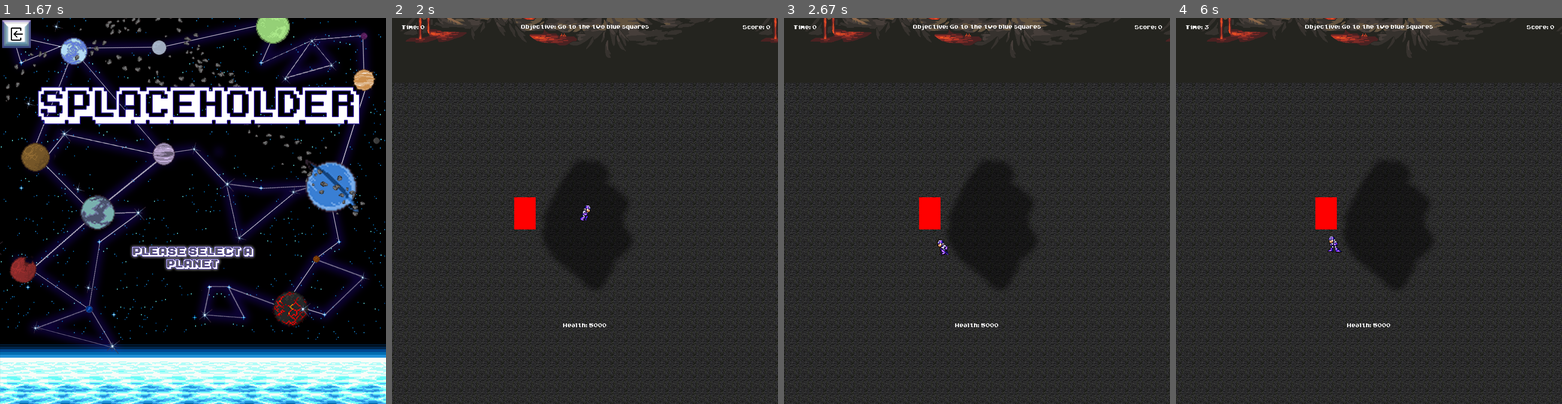
Above: before the commit, frames 1-4 (left to right).
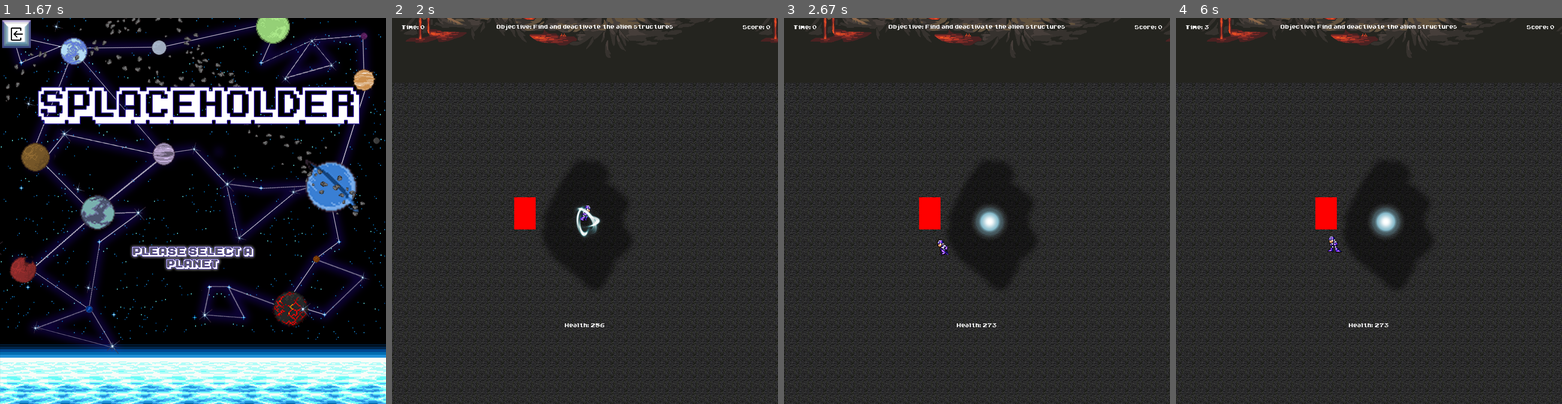
Above: after the commit, the same moments.

Repository: Errox/DickButt
Game: pygame game, started from main.py
Two runs of this game, one before a commit and one after it. Both use one fixed random seed, a clock stepped at 60 frames per second and the inputs below.
Inputs (mouse positions are in pixels of both pictures, inside the frame that each line leads up to):
- Up to frame 1 (1.67 s): hold Left 0.33-0.87 s; click (193, 268) at 1.03 s; click (200, 195) at 1.37 s
- Up to frame 2 (2 s): click (681, 307) at 1.73 s; hold Down from 1.97 s (still down)
- Up to frame 3 (2.67 s): move the mouse to (884, 214) at 2 s; release Down at 2.27 s; hold Left from 2.3 s (still down)
- Up to frame 4 (6 s): release Left at 2.7 s; hold Up 2.73-3.1 s; click "Run" at 3.85 s

Frame 1 is identical in both runs. In frame 2, 0.6% of the frame differs, in the area x 27-73%, y 1-81%; in frame 3, 0.9%; in frame 4, 0.9%.

Commit message:
Colour select, sprites, game over, heals, objective text
Started working on the colour select screen,  added a bunch of sprites including: Healing effect, objectives and from all colours 1 sprite. Game over screen added and working, included a healing effect back at spawn to make the game doable, and added a changing objective text

Diff:
--- /dev/null
+++ b/Colour_Select.py
@@ -0,0 +1,21 @@
+def start_Colour_Select():
+#   imports
+    import pygame
+    import menu
+    import pygame.locals
+    pygame.init()
+#   things
+    FPS = 30
+    display_width = 900
+    display_height = 900
+    clock = pygame.time.Clock()
+    gameDisplay = pygame.display.set_mode((display_width, display_height))
+    pygame.display.set_caption('Select your colour!')
+#   images
+    Blue_Char = pygame.image.load('resource/images/Character/Blue/Right/Stance/1.png')
+    Green_Char = pygame.image.load('resource/images/Character/Green/Right/Stance/1.png')
+    Orange_Char = pygame.image.load('resource/images/Character/Orange/Right/Stance/1.png')
+    Pink_Char = pygame.image.load('resource/images/Character/Pink/Right/Stance/1.png')
+    Purple_Char = pygame.image.load('resource/images/Character/Purple/Right/Stance/1.png')
+    Red_Char = pygame.image.load('resource/images/Character/Red/Right/Stance/1.png')
+    Yellow_Char = pygame.image.load('resource/images/Character/Yellow/Right/Stance/1.png')
--- a/SpaceBound.py
+++ b/SpaceBound.py
@@ -5,6 +5,7 @@
     import time
     import random
     import pygame.locals
+    import game_over
     pygame.init()
 #   things!
     FPS = 30
@@ -15,30 +16,45 @@
     pygame.display.set_caption('SpaceBound')
 #   IMAGES
     Backgroundimg = pygame.image.load('resource/images/SpaceBound/Background_SpaceBound.gif')
-
-    MC_Stance_1R = pygame.image.load('resource/images/SpaceBound/Character/Right/Character_Stance_1_R.png')
-    MC_Stance_2R = pygame.image.load('resource/images/SpaceBound/Character/Right/Character_Stance_2_R.png')
-    MC_run_1R = pygame.image.load('resource/images/SpaceBound/Character/Right/Char_run_1_R.png')
-    MC_run_2R = pygame.image.load('resource/images/SpaceBound/Character/Right/Char_run_2_R.png')
-    MC_run_3R = pygame.image.load('resource/images/SpaceBound/Character/Right/Char_run_3_R.png')
-    MC_run_4R = pygame.image.load('resource/images/SpaceBound/Character/Right/Char_run_4_R.png')
-    MC_run_5R = pygame.image.load('resource/images/SpaceBound/Character/Right/Char_run_5_R.png')
-    MC_run_6R = pygame.image.load('resource/images/SpaceBound/Character/Right/Char_run_6_R.png')
-    MC_run_7R = pygame.image.load('resource/images/SpaceBound/Character/Right/Char_run_7_R.png')
-    MC_run_8R = pygame.image.load('resource/images/SpaceBound/Character/Right/Char_run_8_R.png')
-    MC_run_9R = pygame.image.load('resource/images/SpaceBound/Character/Right/Char_run_9_R.png')
-
-    MC_Stance_1l = pygame.image.load('resource/images/SpaceBound/Character/Left/Character_Stance_1_l.png')
-    MC_Stance_2l = pygame.image.load('resource/images/SpaceBound/Character/left/Character_Stance_2_l.png')
-    MC_run_1l = pygame.image.load('resource/images/SpaceBound/Character/left/Char_run_1_l.png')
-    MC_run_2l = pygame.image.load('resource/images/SpaceBound/Character/left/Char_run_2_l.png')
-    MC_run_3l = pygame.image.load('resource/images/SpaceBound/Character/left/Char_run_3_l.png')
-    MC_run_4l = pygame.image.load('resource/images/SpaceBound/Character/left/Char_run_4_l.png')
-    MC_run_5l = pygame.image.load('resource/images/SpaceBound/Character/left/Char_run_5_l.png')
-    MC_run_6l = pygame.image.load('resource/images/SpaceBound/Character/left/Char_run_6_l.png')
-    MC_run_7l = pygame.image.load('resource/images/SpaceBound/Character/left/Char_run_7_l.png')
-    MC_run_8l = pygame.image.load('resource/images/SpaceBound/Character/left/Char_run_8_l.png')
-    MC_run_9l = pygame.image.load('resource/images/SpaceBound/Character/left/Char_run_9_l.png')
+    Obj_act = pygame.image.load('resource/images/SpaceBound/Objective_active.png')
+    Obj_inact = pygame.image.load('resource/images/SpaceBound/Objective_inactive.png')
+
+    Healsimg = pygame.image.load('resource/images/SpaceBound/Heals/Heals.png')
+    Heal1img = pygame.image.load('resource/images/SpaceBound/Heals/Heal1.png')
+    Heal2img = pygame.image.load('resource/images/SpaceBound/Heals/Heal2.png')
+    Heal3img = pygame.image.load('resource/images/SpaceBound/Heals/Heal3.png')
+    Heal4img = pygame.image.load('resource/images/SpaceBound/Heals/Heal4.png')
+    Heal5img = pygame.image.load('resource/images/SpaceBound/Heals/Heal5.png')
+    Heal6img = pygame.image.load('resource/images/SpaceBound/Heals/Heal6.png')
+    Heal7img = pygame.image.load('resource/images/SpaceBound/Heals/Heal7.png')
+    Heal8img = pygame.image.load('resource/images/SpaceBound/Heals/Heal8.png')
+    Heal9img = pygame.image.load('resource/images/SpaceBound/Heals/Heal9.png')
+    Heal10img = pygame.image.load('resource/images/SpaceBound/Heals/Heal10.png')
+    Heal11img = pygame.image.load('resource/images/SpaceBound/Heals/Heal11.png')
+
+    MC_Stance_1R = pygame.image.load('resource/images/Character/Purple/Right/Stance/1.png')
+    MC_Stance_2R = pygame.image.load('resource/images/Character/Purple/Right/Stance/2.png')
+    MC_run_1R = pygame.image.load('resource/images/Character/Purple/Right/Run/1.png')
+    MC_run_2R = pygame.image.load('resource/images/Character/Purple/Right/Run/2.png')
+    MC_run_3R = pygame.image.load('resource/images/Character/Purple/Right/Run/3.png')
+    MC_run_4R = pygame.image.load('resource/images/Character/Purple/Right/Run/4.png')
+    MC_run_5R = pygame.image.load('resource/images/Character/Purple/Right/Run/5.png')
+    MC_run_6R = pygame.image.load('resource/images/Character/Purple/Right/Run/6.png')
+    MC_run_7R = pygame.image.load('resource/images/Character/Purple/Right/Run/7.png')
+    MC_run_8R = pygame.image.load('resource/images/Character/Purple/Right/Run/8.png')
+    MC_run_9R = pygame.image.load('resource/images/Character/Purple/Right/Run/9.png')
+
+    MC_Stance_1l = pygame.image.load('resource/images/Character/Purple/Left/Stance/1.png')
+    MC_Stance_2l = pygame.image.load('resource/images/Character/Purple/Left/Stance/2.png')
+    MC_run_1l = pygame.image.load('resource/images/Character/Purple/Left/Run/1.png')
+    MC_run_2l = pygame.image.load('resource/images/Character/Purple/Left/Run/2.png')
+    MC_run_3l = pygame.image.load('resource/images/Character/Purple/Left/Run/3.png')
+    MC_run_4l = pygame.image.load('resource/images/Character/Purple/Left/Run/4.png')
+    MC_run_5l = pygame.image.load('resource/images/Character/Purple/Left/Run/5.png')
+    MC_run_6l = pygame.image.load('resource/images/Character/Purple/Left/Run/6.png')
+    MC_run_7l = pygame.image.load('resource/images/Character/Purple/Left/Run/7.png')
+    MC_run_8l = pygame.image.load('resource/images/Character/Purple/Left/Run/8.png')
+    MC_run_9l = pygame.image.load('resource/images/Character/Purple/Left/Run/9.png')
 #   Colours!
     black = (0,0,0)
     white = (255,255,255)
@@ -68,6 +84,7 @@
 
         def draw_char(self):
             self.rect = pygame.Rect(self.x, self.y, self.w, self.h)
+        #   Standing still
             if not self.running:
                 if self.direction == "right":
                     if self.sprite:
@@ -91,6 +108,7 @@
                         self.timer -= 1
                         if self.timer == 0:
                             self.sprite = True
+        #   Moving
             else:
                 if self.direction == "right":
                     if self.run >= 0 and self.run < 5:
@@ -152,15 +170,12 @@
                         self.run += 1
                     if self.run == 45:
                         self.run = 0
-                print(self.run)
-
-
 
         def scoring(self):
             scores = 100 * self.kills + self.count
             return scores
 
-    SBMainChar = SBMainCharacter(5000, 500, 425, 410, 50, 75) #temporarily hightened
+    SBMainChar = SBMainCharacter(250, 500, 425, 410, 50, 75) #att should be 10
 #   Texts
     class SBEncounterTextBox(object):
         def __init__(self, x, y, w, h, text):
@@ -260,7 +275,7 @@
                 if self.timer2 >= FPS:
                     self.escaped = False
                     self.timer2 = 0
-            #           Collision
+            #           Collision SpaceBound_Exit = True
             if not self.escaped:
                 if SBMainChar.x > self.x and SBMainChar.x < self.x + self.w or SBMainChar.x + SBMainChar.w > self.x and SBMainChar.x + SBMainChar.w < self.x + self.w:
                     if SBMainChar.y > self.y and SBMainChar.y < self.y + self.h or SBMainChar.y + SBMainChar.h > self.y and SBMainChar.y + SBMainChar.h < self.y + self.h:
@@ -290,8 +305,6 @@
                                     self.timer = 0
                                     self.battlelogupdate("Enemy encountered!")
                                     self.Your_Turn = True
-                                if SBMainChar.health <= 0:
-                                    SpaceBound_Exit = True
             #                   Your turn
                                 if self.Your_Turn:
                                     if self.timer2 == 0:
@@ -384,10 +397,10 @@
     SBenemy1 = SBenemy(100, 10, -885, 1850, 50, 75, 10, 250) #At obj 2
     SBenemy2 = SBenemy(150, 15, 1185, 1553, 50, 75, 5, 300) #at obj 1, front
     SBenemy3 = SBenemy(200, 20, 1245, 1793, 50, 75, 5, 250) #at obj 1, behind
-    SBenemy4 = SBenemy(100, 10, 375, 1763, 50, 75, 20, 1000) #big radius, slow spd
+    SBenemy4 = SBenemy(100, 10, 375, 1763, 50, 75, 20, 1000) #big radius, slow spd. Big robot sprite
     SBenemy5 = SBenemy(150, 15, 1315, 463, 50, 75, 7, 300) #rando
     SBenemy6 = SBenemy(100, 20, -615, 553, 50, 75, 10, 250) #rando
-    SBenemy7 = SBenemy(500, 10, 285, 418, 50, 75, 0, 0) #stationairy, appears after both objectives are found
+    SBenemy7 = SBenemy(500, 10, 285, 418, 50, 75, 0, 0) #stationairy, appears after both objectives are found. Sprite with no movement.
 
 #   Objectives
     class objective(pygame.sprite.Sprite):
@@ -400,12 +413,16 @@
             self.rect = pygame.Rect(self.x, self.y, self.w, self.h)
 
         def draw_obj(self):
-            pygame.draw.rect(gameDisplay, blue, [self.x,self.y,self.w,self.h])
+            self.rect = pygame.Rect(self.x, self.y, self.w, self.h)
+            if not self.touched:
+                gameDisplay.blit(Obj_act, (self.x,self.y))
+            if self.touched:
+                gameDisplay.blit(Obj_inact, (self.x,self.y + 5))
             if pygame.sprite.collide_rect(self, SBMainChar):
                 self.touched = True
 
-    Objective1 = objective(1235, 1653, 50, 50)
-    Objective2 = objective(-825, 1813, 50, 50)
+    Objective1 = objective(1235, 1653, 50, 30)
+    Objective2 = objective(-825, 1813, 50, 30)
 
 #   Objects
     class Object(pygame.sprite.Sprite):
@@ -416,14 +433,56 @@
             self.h = h
             self.rect = pygame.Rect(self.x, self.y, self.w, self.h)
             self.image = image
+            self.healing = False
+            self.timer = 0
 
         def draw_Object(self):
-            gameDisplay.blit(self.image, (self.x,self.y))
-
+            if not self.healing:
+                gameDisplay.blit(self.image, (self.x,self.y))
+            self.rect = pygame.Rect(self.x, self.y, self.w, self.h)
+
+        def Healing(self):
+            if self.healing:
+                if self.timer >= 0 and self.timer < 3:
+                    gameDisplay.blit(Heal1img, (self.x,self.y))
+                    self.timer += 1
+                if self.timer >= 3 and self.timer < 6:
+                    gameDisplay.blit(Heal2img, (self.x,self.y))
+                    self.timer += 1
+                if self.timer >= 6 and self.timer < 9:
+                    gameDisplay.blit(Heal3img, (self.x,self.y))
+                    self.timer += 1
+                if self.timer >= 9 and self.timer < 12:
+                    gameDisplay.blit(Heal4img, (self.x,self.y))
+                    self.timer += 1
+                if self.timer >= 12 and self.timer < 15:
+                    gameDisplay.blit(Heal5img, (self.x,self.y))
+                    self.timer += 1
+                if self.timer >= 15 and self.timer < 18:
+                    gameDisplay.blit(Heal6img, (self.x,self.y))
+                    self.timer += 1
+                if self.timer >= 18 and self.timer < 21:
+                    gameDisplay.blit(Heal7img, (self.x,self.y))
+                    self.timer += 1
+                if self.timer >= 21 and self.timer < 24:
+                    gameDisplay.blit(Heal8img, (self.x,self.y))
+                    self.timer += 1
+                if self.timer >= 24 and self.timer < 27:
+                    gameDisplay.blit(Heal9img, (self.x,self.y))
+                    self.timer += 1
+                if self.timer >= 27 and self.timer < 30:
+                    gameDisplay.blit(Heal10img, (self.x,self.y))
+                    self.timer += 1
+                if self.timer >= 30 and self.timer < 33:
+                    gameDisplay.blit(Heal11img, (self.x,self.y))
+                    self.timer += 1
+                if self.timer == 33:
+                    self.timer = 0
 
     Background = Object(-1015, -207, 2700, 2385, Backgroundimg)
     Mountains = Object(-1015, -207, 2700, 357, None)
     LavaLake = Object(-1015, 1930, 2700, 250, None)
+    Healing_ship = Object(400,425, 100, 100, Healsimg)
 
 #   Classless defs
     def moveworld(direction, speed):
@@ -432,6 +491,7 @@
             Background.x -= speed
             Mountains.x -= speed
             LavaLake.x -= speed
+            Healing_ship.x -= speed
             Objective1.x -= speed
             Objective2.x -= speed
             SBenemy1.x -= speed
@@ -447,6 +507,7 @@
             Background.x += speed
             Mountains.x += speed
             LavaLake.x += speed
+            Healing_ship.x += speed
             Objective1.x += speed
             Objective2.x += speed
             SBenemy1.x += speed
@@ -462,8 +523,9 @@
             Background.y += speed
             Mountains.y += speed
             LavaLake.y += speed
+            Healing_ship.y += speed
             Objective1.y += speed
-            Objective1.y += speed
+            Objective2.y += speed
             SBenemy1.y += speed
             SBenemy2.y += speed
             SBenemy3.y += speed
@@ -477,8 +539,9 @@
             Background.y -= speed
             Mountains.y -= speed
             LavaLake.y -= speed
+            Healing_ship.y -= speed
             Objective1.y -= speed
-            Objective1.y -= speed
+            Objective2.y -= speed
             SBenemy1.y -= speed
             SBenemy2.y -= speed
             SBenemy3.y -= speed
@@ -493,21 +556,33 @@
         SpaceBound_Exit = False
         counter = 0
         while not SpaceBound_Exit:
+        #   Other things 1
+            score = SBMainChar.scoring()
             if SBenemy1.Encountering() or SBenemy2.Encountering() or SBenemy3.Encountering() or SBenemy4.Encountering() or SBenemy5.Encountering() or SBenemy6.Encountering() or SBenemy7.Encountering():
                 InEncounter = True
             else:
                 InEncounter = False
+            if not InEncounter:
+                if pygame.sprite.collide_rect(Healing_ship, SBMainChar):
+                    if SBMainChar.health < 500:
+                        SBMainChar.health += 1
+                        Healing_ship.healing = True
+                    else:
+                        Healing_ship.healing = False
+                else:
+                    Healing_ship.healing = False
         #   When the game is over
             pygame.event.pump()
             if pygame.event.peek(pygame.QUIT):
                 print("Clicked X")
-                SpaceBound_Exit = True
+                game_over.start(score)
 
             if Objective1.touched and Objective2.touched:
-                SBMainChar.count += 10000000/(1000 + counter)
-                Score.bigmessage_display()
-                time.sleep(1)
-                SpaceBound_Exit = True
+                score += int(10000000/(1000 + counter))
+                game_over.start(score)
+
+            if SBMainChar.health <= 0:
+                game_over.start(score)
             if not InEncounter:
         #   Character movement
             #   Move left
@@ -661,13 +736,12 @@
             CharacterHealth = SBEncounterTextBox(425,700,50,30, "Health: " + str(SBMainChar.health))
             Score = SBEncounterTextBox(800,5,100,30,"Score: " + str(int(SBMainChar.scoring())))
             Timer = SBEncounterTextBox(0,5,100,30,"Time: "+str(int(counter/30)))
-            Objectivetext1 = SBEncounterTextBox(350,5,200,30,"Objective: Go to the two blue squares")
-            Objectivetext2 = SBEncounterTextBox(350,5,200,30,"Objective: Go to the other blue square")
+            Objectivetext1 = SBEncounterTextBox(350,5,200,30,"Objective: Find and deactivate the alien structures")
+            Objectivetext2 = SBEncounterTextBox(350,5,200,30,"Objective: Deactivate the other alien structure")
             Objectivetext3 = SBEncounterTextBox(350,5,200,30,"Objective: Go back to the ship")
             gameDisplay.fill(black)
             Background.draw_Object()
         #   Draw the things
-            SBMainChar.draw_char()
             CharacterHealth.EncounterText()
             Score.EncounterText()
             Timer.EncounterText()
@@ -679,6 +753,7 @@
                 Objectivetext1.EncounterText()
             if SBMainChar.y + SBMainChar.h >= LavaLake.y:
                 SBLavaWarning.EncounterText()
+            Healing_ship.draw_Object()
             Objective1.draw_obj()
             Objective2.draw_obj()
             SBenemy1.draw_enemy()
@@ -688,7 +763,8 @@
             SBenemy5.draw_enemy()
             SBenemy6.draw_enemy()
             SBenemy7.draw_enemy()
-        #   Allow the enemies to fight you
+            SBMainChar.draw_char()
+        #   Allow things to happen
             SBenemy1.Encounter()
             SBenemy2.Encounter()
             SBenemy3.Encounter()
@@ -696,12 +772,16 @@
             SBenemy5.Encounter()
             SBenemy6.Encounter()
             SBenemy7.Encounter()
-        #   Other things
+            Healing_ship.Healing()
+            SBMainChar.scoring()
+        #   Other things 2
             counter += 1
             pygame.display.update()
             clock.tick(FPS)
+            print(Healing_ship.healing)
 
 #   Other things!
     SBgame_loop()
-    pygame.quit()
-    quit()
+    main()
+    #pygame.quit()
+    #quit()
Binary file added: resource/images/Character/Blue/Right/Stance/1.png
Binary file added: resource/images/Character/Green/Right/Stance/1.png
Binary file added: resource/images/Character/Orange/Right/Stance/1.png
Binary file added: resource/images/Character/Pink/Right/Stance/1.png
Renamed: resource/images/SpaceBound/Character/Left/Char_run_1_L.png -> resource/images/Character/Purple/Left/Run/1.png
Renamed: resource/images/SpaceBound/Character/Left/Char_run_2_L.png -> resource/images/Character/Purple/Left/Run/2.png
Renamed: resource/images/SpaceBound/Character/Left/Char_run_3_L.png -> resource/images/Character/Purple/Left/Run/3.png
Renamed: resource/images/SpaceBound/Character/Left/Char_run_4_L.png -> resource/images/Character/Purple/Left/Run/4.png
Renamed: resource/images/SpaceBound/Character/Left/Char_run_5_L.png -> resource/images/Character/Purple/Left/Run/5.png
Renamed: resource/images/SpaceBound/Character/Left/Char_run_6_L.png -> resource/images/Character/Purple/Left/Run/6.png
Renamed: resource/images/SpaceBound/Character/Left/Char_run_7_L.png -> resource/images/Character/Purple/Left/Run/7.png
Renamed: resource/images/SpaceBound/Character/Left/Char_run_8_L.png -> resource/images/Character/Purple/Left/Run/8.png
(and 30 more such lines)
